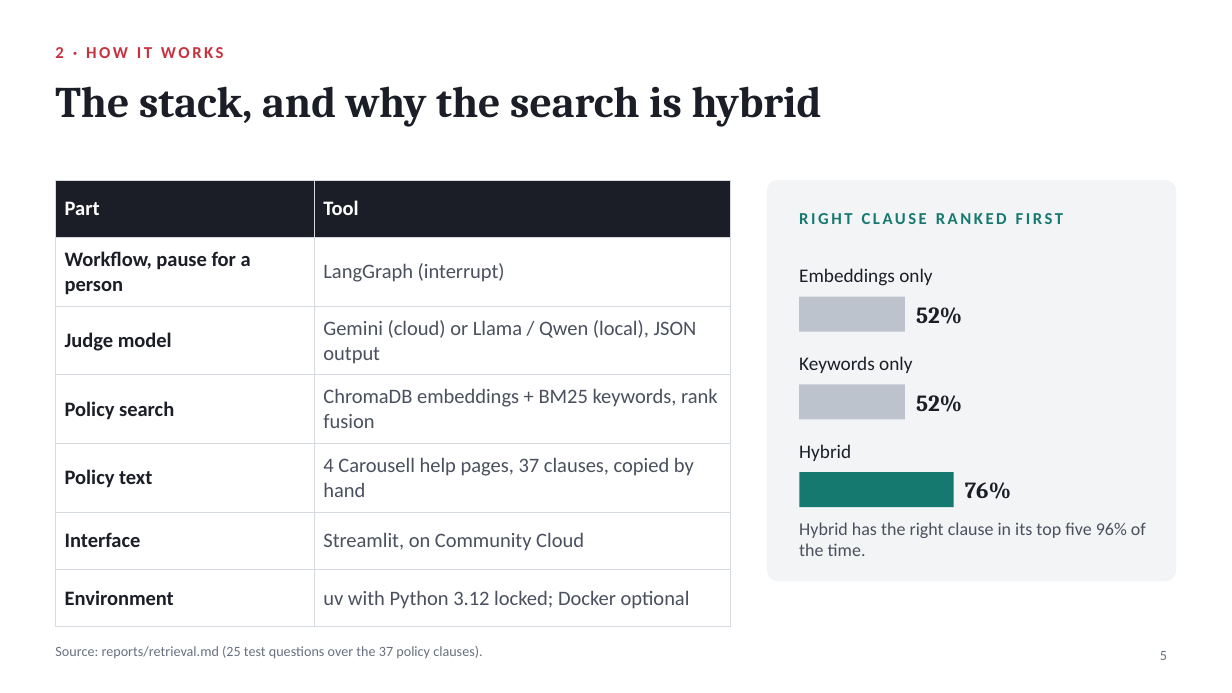
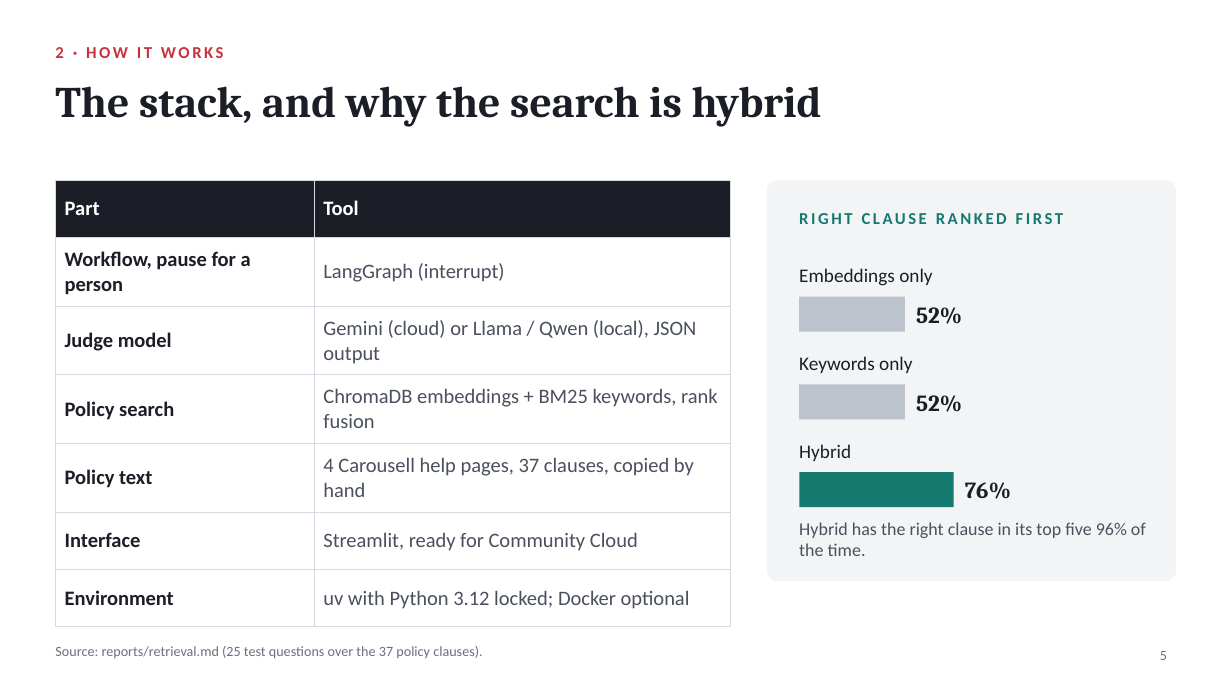
Before and after one commit to J0knee10/carousell-dispute-agent-bc3415, a slide deck: slide 5 of presentation/Carousell_Dispute_Agent_Slides.pptx. Drawn at 1232x693 pixels with LibreOffice and Linux fonts; fonts in the diff are those of the drawing. Boxes give left, top, right and bottom in pixels: in the first picture for what was removed or moved away, otherwise in the second. Text is boxed around its words. In the diff, an @@ line names an element or a change of style, - is before the commit and + after.

```diff
--- a/presentation/Carousell_Dispute_Agent_Slides.pptx
+++ b/presentation/Carousell_Dispute_Agent_Slides.pptx
@@ table at (55,180,730,613) @@
-row 6, column 2: Streamlit, on Community Cloud
+row 6, column 2: Streamlit, ready for Community Cloud
```
Also in this commit, not shown: 2 other slides changed, 9 other files.
